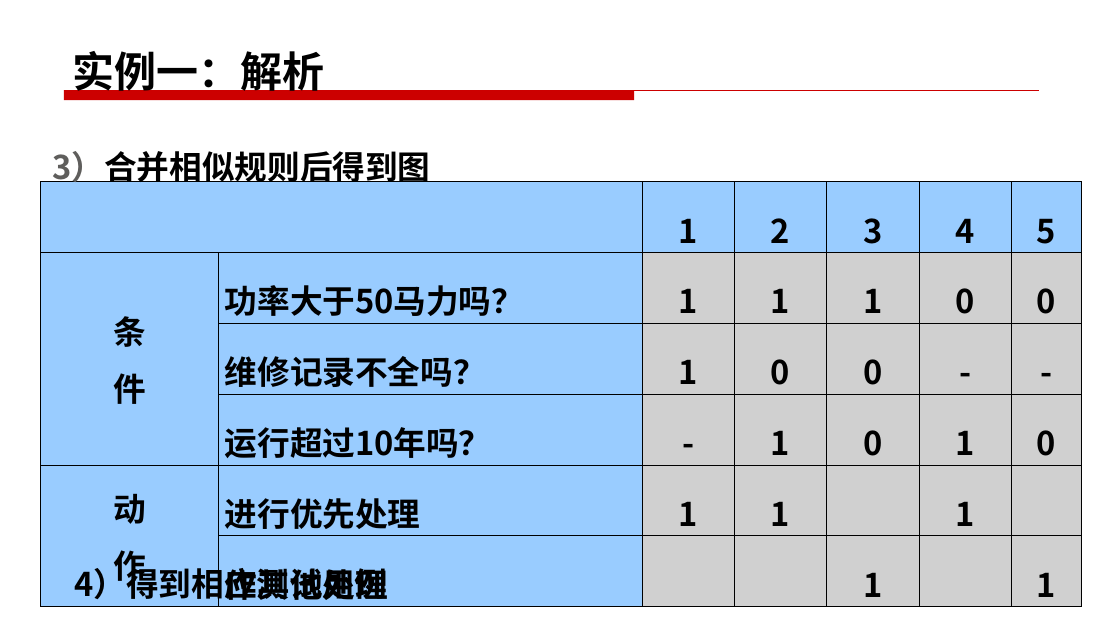
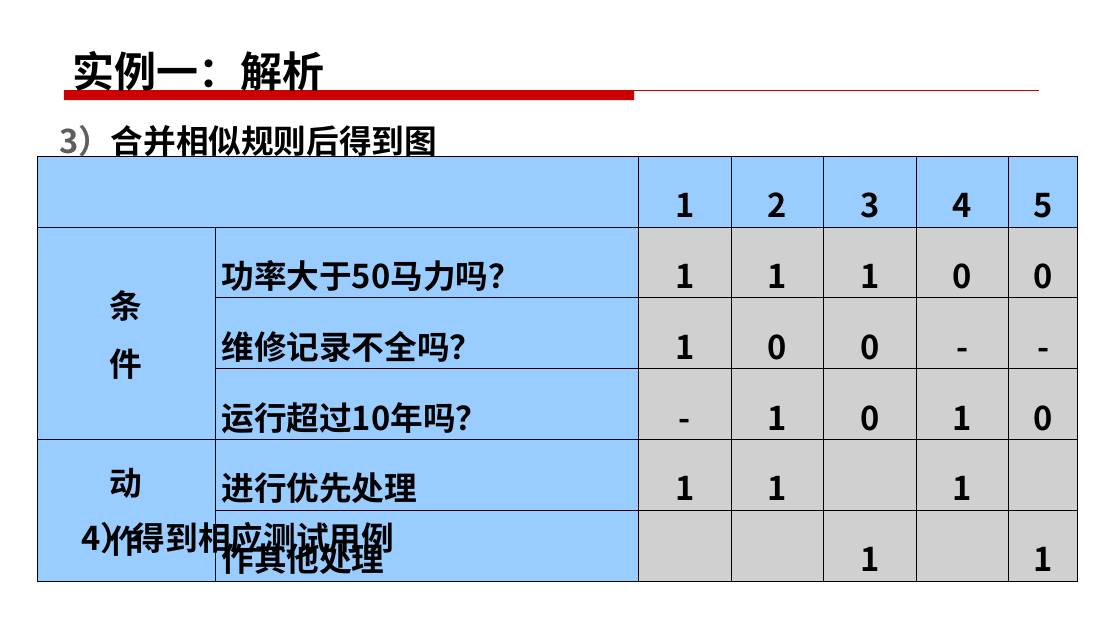
Before and after one commit to edu2act/course-foundation-software-tesing, a slide deck: slide 18 of materials/slides/3.4 .pptx. Drawn at 1120x630 pixels with LibreOffice and Linux fonts; fonts in the diff are those of the drawing. Boxes give left, top, right and bottom in pixels: in the first picture for what was removed or moved away, otherwise in the second. Text is boxed around its words. In the diff, an @@ line names an element or a change of style, - is before the commit and + after.

```diff
--- a/materials/slides/3.4 .pptx
+++ b/materials/slides/3.4 .pptx
@@ text "3）合并相似规则后得到图" rewrapped from (x1=52, y1=146, x2=430, y2=182) to (x1=59, y1=119, x2=437, y2=161) @@
@@ table moved from (x1=41, y1=181, x2=1082, y2=609) to (x1=38, y1=156, x2=1079, y2=584) @@
@@ text "4）得到相应测试用例" moved from (x1=74, y1=563, x2=387, y2=605) to (x1=81, y1=516, x2=394, y2=558) @@
```
Also in this commit, not shown: 13 other slides changed, 13 other files.
